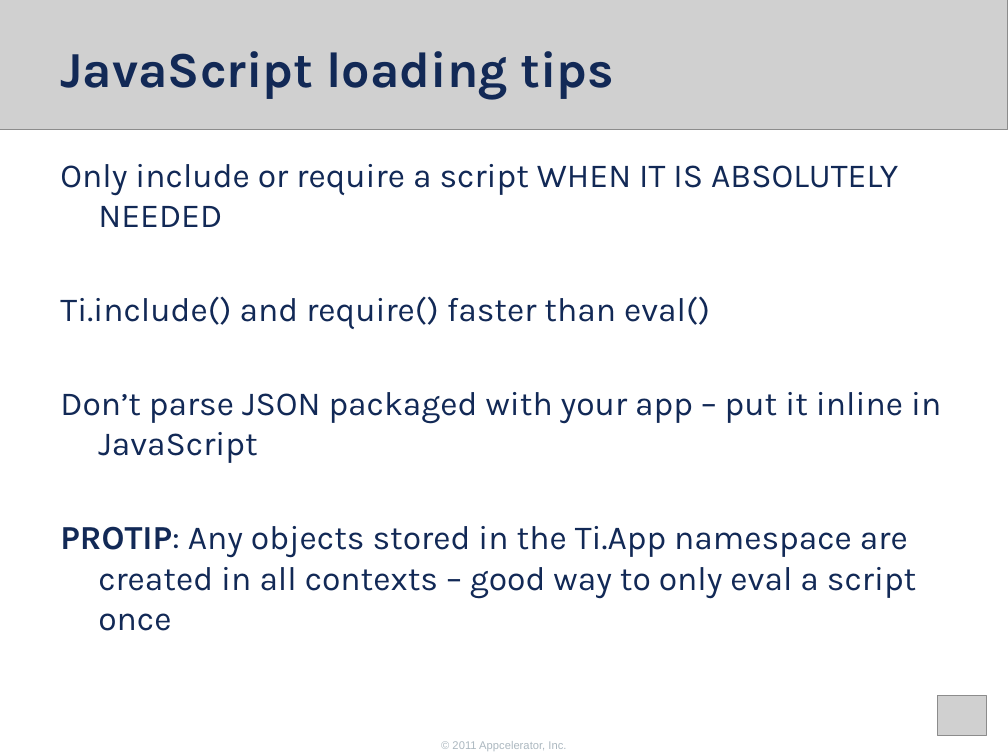
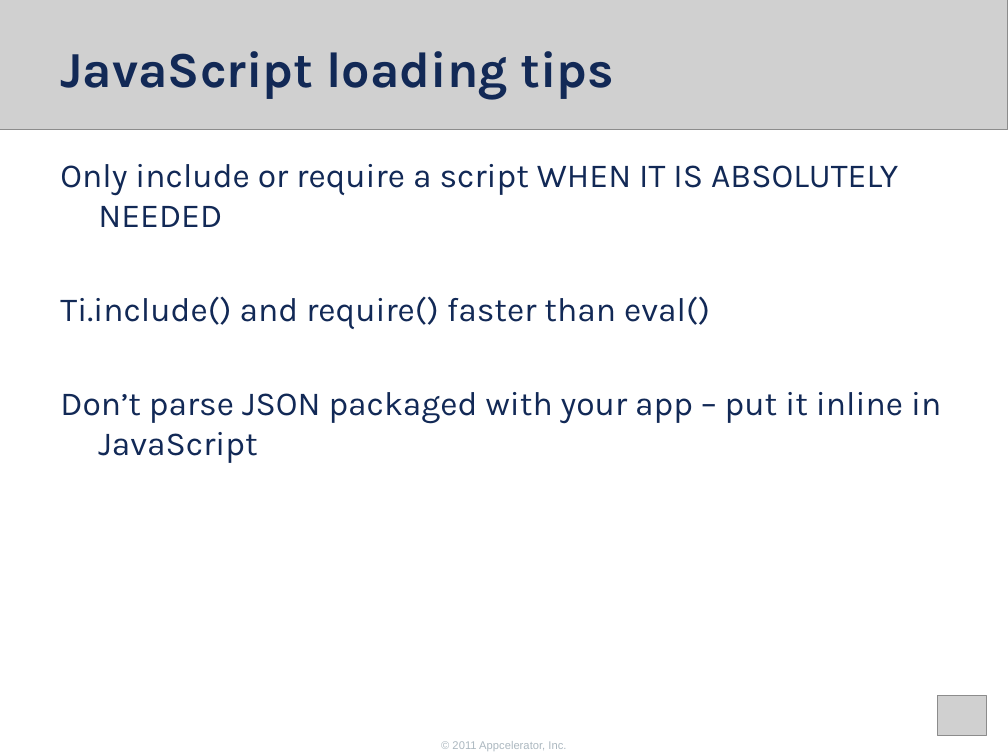
Before and after one commit to appcelerator-forks/appcelerator-training.tcmd_certification, a slide deck: slide 9 of 300.pptx. Drawn at 1008x756 pixels with LibreOffice and Linux fonts; fonts in the diff are those of the drawing; grey boxes stand for pictures; background and template pictures are left out. Boxes give left, top, right and bottom in pixels: in the first picture for what was removed or moved away, otherwise in the second. Text is boxed around its words. In the diff, an @@ line names an element or a change of style, - is before the commit and + after.

```diff
--- a/300.pptx
+++ b/300.pptx
@@ text at <box>60,526,916,631</box>: paragraph removed @@
-PROTIP: Any objects stored in the Ti.App namespace are created in all contexts – good way to only eval a script once
```
Also in this commit, not shown: 2 other slides changed, 3 other files.
